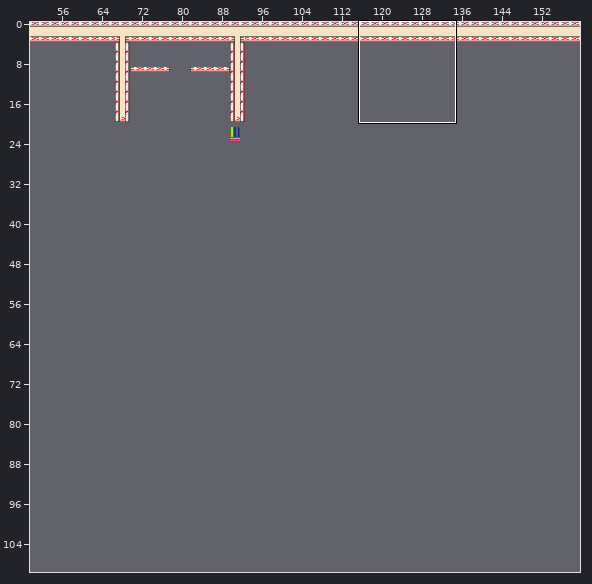
Two versions of a level (Tiled map (JSON), assets/art/Levels/level4.json). Above: a wide view before the commit, with the close-up outlined.
Close-up. The starting point:
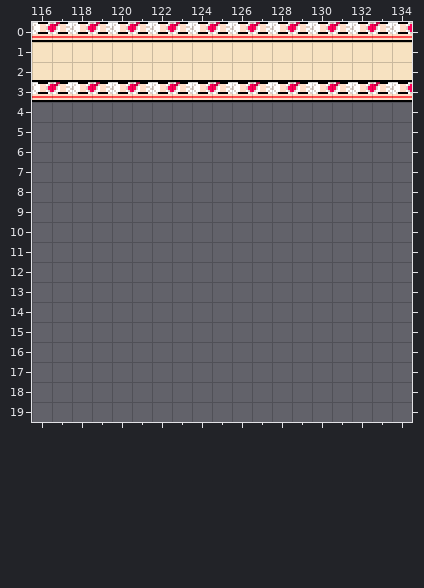
Cells are 10x10 px. Shown: x 116..134, y 0..19. The commit also changed other parts of the map, which this record leaves out.
Now the later version:
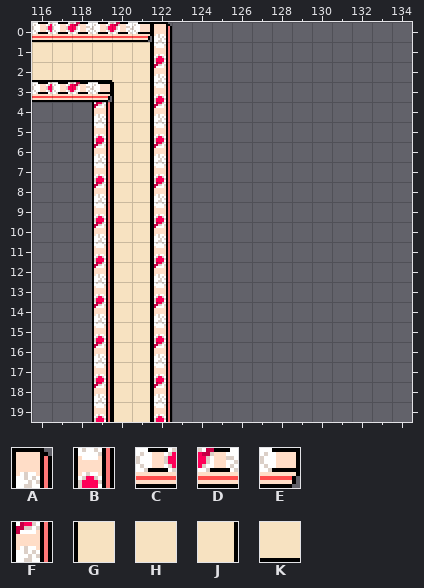
Key: from "TileSet": A 40, B 50, C 52, D 53, E 54, F 60, G 71, H 72, J 73, K 82.
_ is an empty cell.
Tiles replaced or removed in this view: C, D, H, K.
The exact change:
Changed rows in their new state; . is an unchanged cell.
Layer "Walls":
first column x 117:
 0 CDCDEA____________
 1 ....JB____________
 2 ...HJF____________
 3 CDEGJB____________
 4 ..FGJF............
 5 ..BGJB............
 6 ..FGJF............
 7 ..BGJB............
 8 ..FGJF............
 9 ..BGJB............
10 ..FGJF............
11 ..BGJB............
12 ..FGJF............
13 ..BGJB............
14 ..FGJF............
15 ..BGJB............
16 ..FGJF............
17 ..BGJB............
18 ..FGJF............
19 ..BGJB............
Where, in picture pixels (left, top, right, bottom), the same in both close-ups:
changed: (52, 22, 412, 422)
